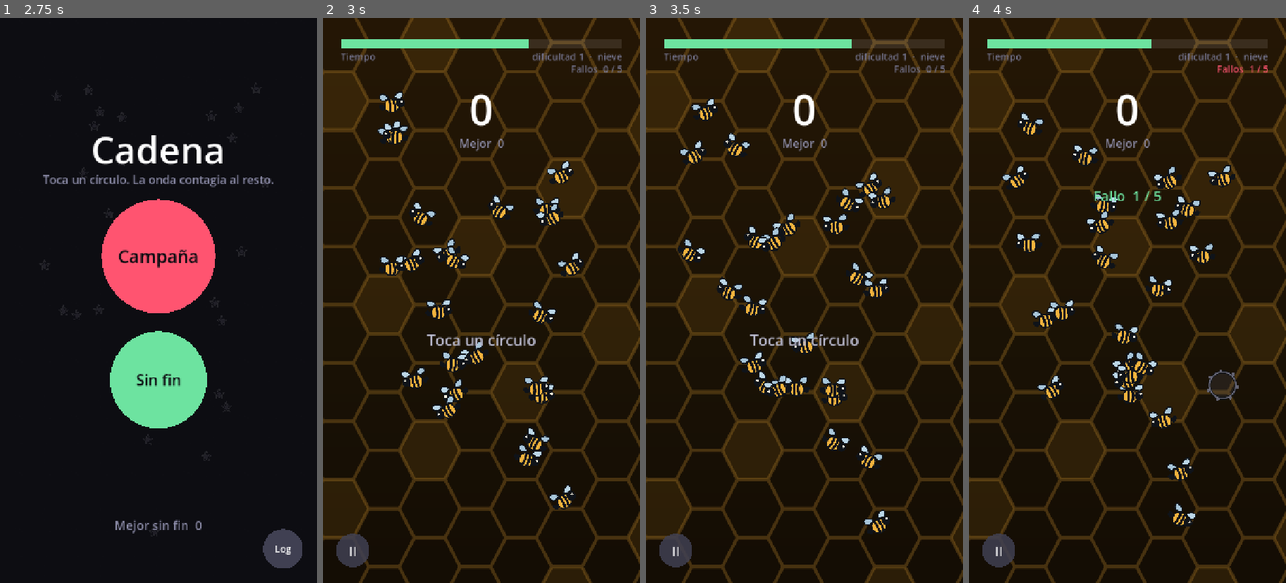
Above: before the commit, frames 1-4 (left to right).
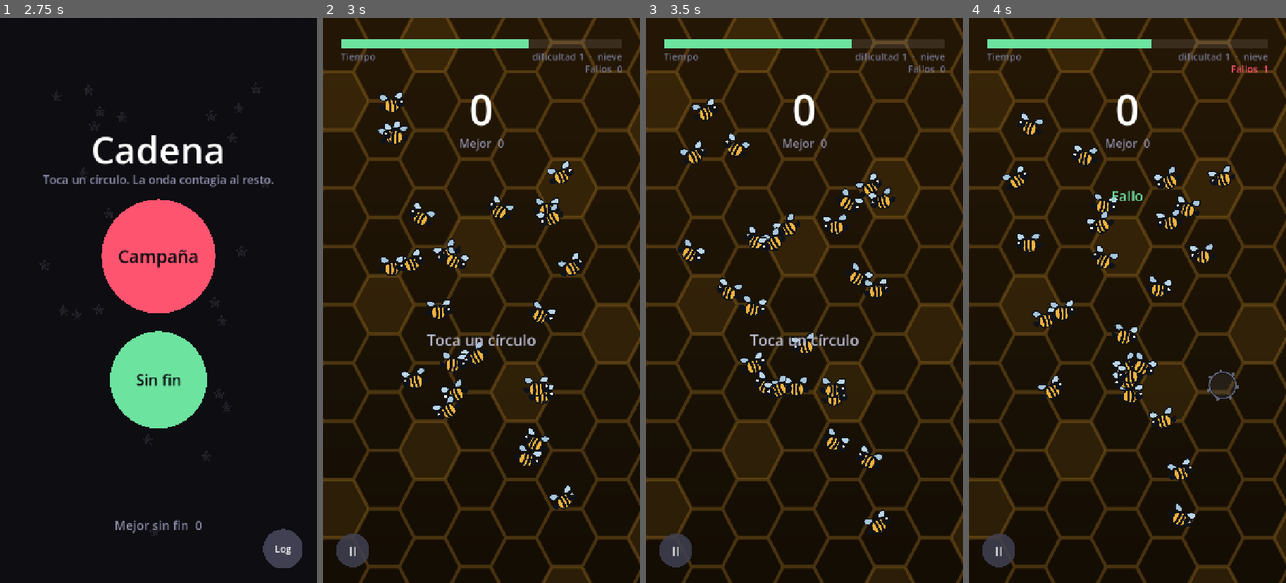
Above: after the commit, the same moments.

Repository: DanyDanny7/yesca
Game: Godot game, scene res://main.tscn
Two runs of this game, one before a commit and one after it. Both use one fixed random seed, a clock stepped at 60 frames per second and the inputs below. Sound files missing from this copy of the repository are replaced by a short silence.
Inputs (mouse positions are in pixels of both pictures, inside the frame that each line leads up to):
- Up to frame 1 (2.75 s): move the mouse to (228, 272) at 0.52 s; click (228, 272) at 0.67 s; move the mouse to (95, 328) at 1.27 s; click (95, 328) at 1.42 s; move the mouse to (190, 176) at 2.02 s; click (190, 176) at 2.17 s
- Up to frame 2 (3 s): move the mouse to (465, 413) at 2.77 s; click (465, 413) at 2.92 s
- Up to frame 3 (3.5 s): no input
- Up to frame 4 (4 s): move the mouse to (1222, 385) at 3.52 s; click (1222, 385) at 3.67 s

Frame 1 is identical in both runs. In frame 2, 0.1% of the frame differs, in the area x 78-95%, y 8-10%; in frame 3, 0.1%; in frame 4, 0.4%, in the area x 39-95%, y 8-33%.

Commit message:
Suelo de la barra en segundos, y el contador de fallos deja de dar ruido
EL SUELO. El tope de presion pasa a decirse en SEGUNDOS: barra_min_segundos.
Los pasos de presion son una abstraccion interna; los segundos son lo que el
jugador siente, y la unica unidad en la que se puede decidir si un numero
esta bien o mal. Por mucho que suba la dificultad, la barra llena nunca se
vacia en menos de 8 segundos sin tocar nada.

El tope de pasos ahora se DERIVA del suelo en vez de escribirse a mano, para
que no puedan contradecirse: el numero de dificultad deja de subir por
presion justo cuando la presion deja de apretar de verdad. Un numero que
sigue creciendo mientras el juego ya no se endurece es un numero que miente.

Y el suelo se aplica al final, despues del multiplicador del bioma, para que
la garantia no dependa de que nadie ponga un multiplicador alto.

Medido: de escalon 9 en adelante el desague se congela en 1,78 y la barra
llena dura 8,4 s para siempre, con 5,6 s en la barra inicial.

EL CONTADOR DE FALLOS. Ponia siempre "Fallos 2 / 5" y ese denominador no
informaba: lo normal es perder por tiempo con dos fallos, y entonces los tres
que quedaban no significaron nada. Un dato que casi nunca es el que te mata
se lee como ruido, y el ruido en un HUD tapa el campo.

Ahora ensena solo el numero. Pero el limite existe y mata de verdad -con la
barra en ocho segundos, cinco fallos se agotan antes de que el tiempo llegue
a matarte-, asi que esconderlo del todo seria cambiar el ruido por una
emboscada. El margen aparece cuando quedan dos o menos, que es justo cuando
pasa a ser lo que decide la partida.

Co-Authored-By: Claude Opus 5 <noreply@anthropic.com>

Diff:
--- a/scripts/main.gd
+++ b/scripts/main.gd
@@ -117,19 +117,22 @@
 @export_subgroup("Presión")
 @export var drain_base: float = 0.7
 @export var drain_step: float = 0.18
-## Tope de pasos de presión. El desagüe no sube de aquí por mucho que se puntúe.
-##
-## Sin tope, la presión crecía para siempre y el juego castigaba jugar bien
-## hasta hacerse imposible: medido, la barra entera duraba 8,4 s en el escalón 9,
-## 5,6 s en el 15 —tres taps— y seguía bajando. En un nivel cuya meta es una
-## cadena o aguantar segundos se sigue puntuando sin terminar, así que el reloj
-## se aceleraba solo hasta matar al jugador que iba ganando.
-##
-## Con el tope en 8 la barra llena se queda en 7 segundos. Sigue apretando —son
-## tres taps y medio— pero deja de ser una cuenta atrás hacia lo imposible. Los
-## otros tres apartados de la dificultad ya topaban por su cuenta; este era el
-## único que no.
-@export var presion_max: int = 8
+## Lo menos que puede durar la barra LLENA, en segundos, pase lo que pase.
+##
+## Es un suelo, no un ajuste: por mucho que suba la dificultad, una barra llena
+## nunca se vacía en menos de esto sin tocar nada.
+##
+## Sin él, la presión crecía sin fin y el juego castigaba jugar bien hasta
+## hacerse imposible. Medido: la barra llena duraba 21 s en el escalón 1, 8,4 s
+## en el 9, 5,6 s en el 15 —tres taps— y por el 30 bajaba de tres segundos. Y se
+## cebaba en los niveles cuya meta es una cadena o aguantar segundos, donde se
+## sigue puntuando sin terminar: el reloj se aceleraba solo hasta matar al
+## jugador que iba ganando.
+##
+## Se dice en SEGUNDOS y no en pasos de presión a propósito. Los pasos son una
+## abstracción interna; los segundos son lo que el jugador siente, y la única
+## unidad en la que se puede decidir si un número está bien o mal.
+@export var barra_min_segundos: float = 8.0
 
 @export_subgroup("Generosidad")
 @export var chain_radius_base: float = 105.0
@@ -733,14 +736,32 @@
 	var pasos := s - 1
 	if rest_every > 0:
 		pasos = (s - 1) - floori(float(s) / float(rest_every))
-	return mini(pasos, presion_max) if presion_max > 0 else pasos
+	return mini(pasos, _tope_presion())
+
+
+## Cuántos pasos de presión caben antes de romper el suelo de la barra.
+##
+## Se deriva del suelo en vez de escribirse a mano para que no puedan
+## contradecirse: el número de dificultad deja de subir por presión justo cuando
+## la presión deja de apretar de verdad. Un número que sigue creciendo mientras
+## el juego ya no se endurece es un número que miente.
+func _tope_presion() -> int:
+	if barra_min_segundos <= 0.0 or drain_step <= 0.0:
+		return 99999
+	return maxi(0, floori((time_max / barra_min_segundos - drain_base) / drain_step))
 
 
 func _drain_rate() -> float:
 	var d := drain_base + drain_step * _pasos_presion(_stage())
 	# Un bioma puede pedir que el reloj apriete menos. Lo usan los de defensa,
 	# donde la amenaza tiene que ser lo que cae, no la barra.
-	return d if _ajuste_de_campana() else d * float(_paleta.get("drain_mult", 1.0))
+	if not _ajuste_de_campana():
+		d *= float(_paleta.get("drain_mult", 1.0))
+	# El suelo se aplica al final, después del multiplicador del bioma: así la
+	# garantía es absoluta y no depende de que nadie ponga un multiplicador alto.
+	if barra_min_segundos > 0.0:
+		d = minf(d, time_max / barra_min_segundos)
+	return d
 
 
 func _chain_radius() -> float:
@@ -796,6 +817,28 @@
 
 func _fallos_permitidos() -> int:
 	return maxi(fallos_min, fallos_base - floori(fallos_step * (_stage() - 1)))
+
+
+## Cuántos fallos quedan antes de que el contador empiece a avisar.
+const FALLOS_AVISO := 2
+
+
+## El texto del contador de fallos: el número, y el margen solo si aprieta.
+##
+## Antes ponía siempre "Fallos 2 / 5", y ese denominador no informaba: lo normal
+## es perder por tiempo con dos fallos, y entonces los tres que quedaban no
+## significaron nada. Un dato que casi nunca es el que te mata se lee como ruido,
+## y el ruido en un HUD tapa el campo.
+##
+## Pero el límite existe y mata de verdad —con la barra en ocho segundos, cinco
+## fallos se agotan antes de que el tiempo llegue a matarte—, así que esconderlo
+## del todo sería cambiar el ruido por una emboscada. La solución es enseñarlo
+## exactamente cuando pasa a ser lo que decide la partida.
+func _texto_fallos() -> String:
+	var quedan := _fallos_permitidos() - _fallos
+	if quedan <= FALLOS_AVISO:
+		return "Fallos  %d  ·  queda%s %d" % [_fallos, "" if quedan == 1 else "n", maxi(0, quedan)]
+	return "Fallos  %d" % _fallos
 
 
 ## Las detonaciones se calientan de color con los escalones. No cambia nada del
@@ -1021,7 +1064,11 @@
 			_marcar_muerte(mundo)
 			_perder("Demasiados fallos")
 		else:
-			_flash("Fallo  %d / %d" % [_fallos, _fallos_permitidos()])
+			var quedan := _fallos_permitidos() - _fallos
+			if quedan <= FALLOS_AVISO:
+				_flash("Fallo  ·  queda%s %d" % ["" if quedan == 1 else "n", quedan])
+			else:
+				_flash("Fallo")
 		return
 
 	_time_left -= tap_cost
@@ -2262,7 +2309,7 @@
 		_fallos_label.text = "Sin fallos permitidos"
 		_fallos_label.modulate = Color("ff5470")
 	else:
-		_fallos_label.text = "Fallos  %d / %d" % [_fallos, _fallos_permitidos()]
+		_fallos_label.text = _texto_fallos()
 		_fallos_label.modulate = Color("ff5470") if _fallos > 0 else Color(0.45, 0.45, 0.55)
 
 	var frac := clampf(_time_left / time_max, 0.0, 1.0)
Not shown, changed: contexto/07-escalones-y-combo.md
Not shown, changed: contexto/15-pantalla.md
